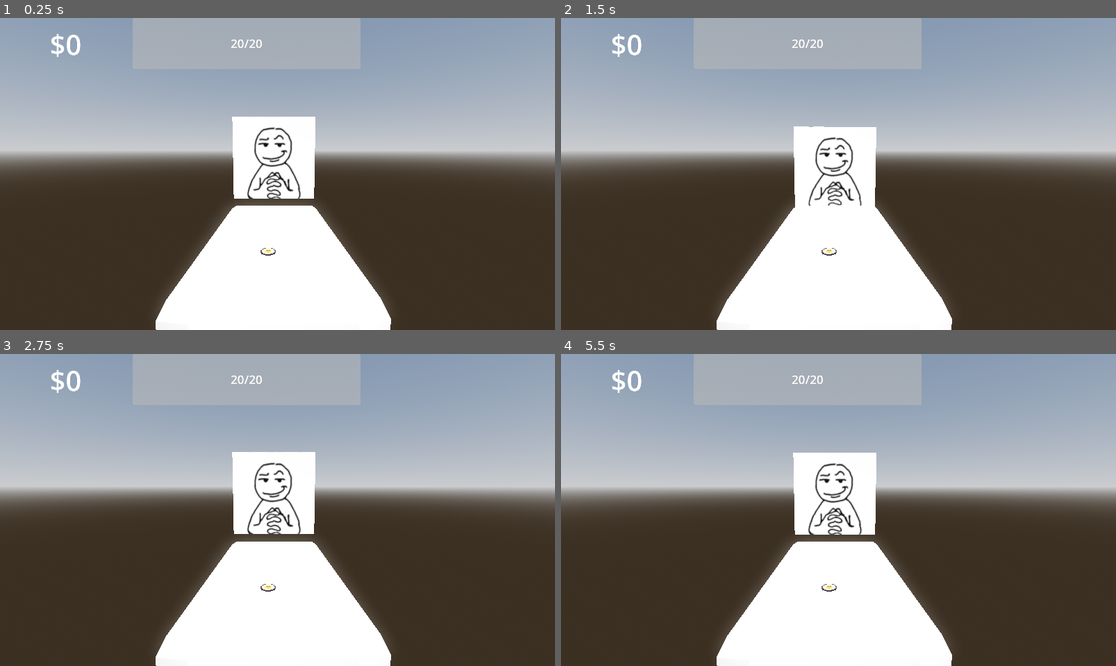
Above: before the commit, frames 1-4 (two rows, left to right).
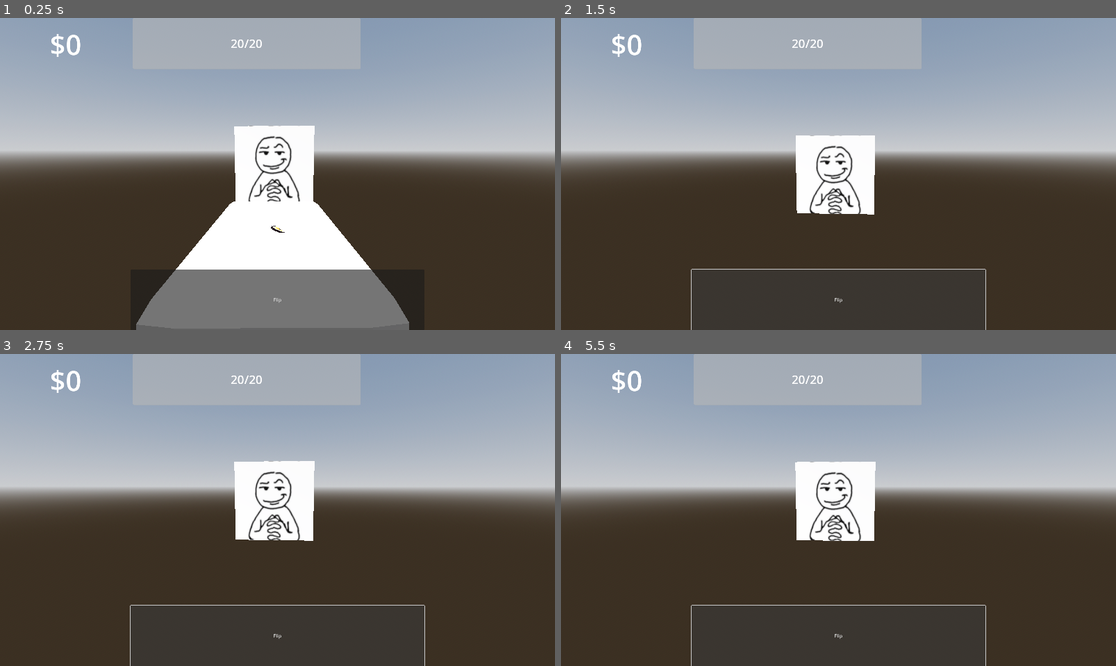
Above: after the commit, the same moments.

Repository: nianjindev/nummus
Game: Godot game, scene res://world.tscn
The game is run twice, just before and just after one commit, with the same random seed, the same clock (stepped at 60 frames per second) and the same inputs. The project has no main scene, so this scene is started directly.
Inputs (mouse positions are in pixels of both pictures, inside the frame that each line leads up to):
- Up to frame 1 (0.25 s): no input
- Up to frame 2 (1.5 s): click (838, 298) at 0.5 s, where only the run after the commit has a clickable "Flip"; click (838, 298) at 1.25 s, where only the run after the commit has a clickable "Flip"
- Up to frame 3 (2.75 s): click (277, 634) at 2 s, where only the run after the commit has a clickable "Flip"
- Up to frame 4 (5.5 s): no input

The runs differ from the first frame. In frame 1, 11% of the frame differs, in the area x 24-74%, y 31-100%; in frame 2, 13%; in frame 3, 14%, in the area x 23-77%, y 31-100%; in frame 4, 14%.

Commit message:
coin physics

Diff:
--- /dev/null
+++ b/nummus-game/autoload/signalbus.gd
@@ -0,0 +1,3 @@
+extends Node
+
+signal coin_flipped
--- a/nummus-game/coins/coin.gd
+++ b/nummus-game/coins/coin.gd
@@ -1,7 +1,19 @@
-extends MeshInstance3D
+extends RigidBody3D
 
 class_name Coin
 
 @export var damage: int = 3
 @export var level: int = 1
 @export var ability: String = "none"
+@onready var animation_player: AnimationPlayer = $CoinMesh/AnimationPlayer
+@onready var coin_mesh: MeshInstance3D = $CoinMesh
+
+func _ready():
+	Signalbus.connect("coin_flipped", Callable(flip))
+
+func flip():
+	animation_player.play("flip_heads")
+
+#
+#func _physics_process(delta: float) -> void:
+	#move_and_collide(Vector3(0,9.8*delta,0))
--- a/nummus-game/coins/coin_base.tscn
+++ b/nummus-game/coins/coin_base.tscn
@@ -1,5 +1,6 @@
-[gd_scene load_steps=6 format=3 uid="uid://bgrch5de5xhey"]
+[gd_scene load_steps=8 format=3 uid="uid://bgrch5de5xhey"]
 
+[ext_resource type="Script" uid="uid://3nddafo22hjr" path="res://coins/coin.gd" id="1_3p7bc"]
 [ext_resource type="ArrayMesh" uid="uid://bsc4krl7s2wsj" path="res://assets/3d/coin_base.obj" id="1_qdkt8"]
 
 [sub_resource type="Animation" id="Animation_ldnf3"]
@@ -80,12 +81,21 @@
 &"flip_tails": SubResource("Animation_p7sxt")
 }
 
-[node name="CoinBase" type="Node3D"]
+[sub_resource type="CylinderShape3D" id="CylinderShape3D_3p7bc"]
+height = 0.01
+radius = 0.075
+
+[node name="CoinBase" type="RigidBody3D"]
+script = ExtResource("1_3p7bc")
 
 [node name="CoinMesh" type="MeshInstance3D" parent="."]
+transform = Transform3D(0.010250717, 0, 0, 0, 0.010250717, 0, 0, 0, 0.010250717, 0, 0, 0)
 mesh = ExtResource("1_qdkt8")
 
 [node name="AnimationPlayer" type="AnimationPlayer" parent="CoinMesh"]
 libraries = {
 &"": SubResource("AnimationLibrary_j7kbo")
 }
+
+[node name="CollisionShape3D" type="CollisionShape3D" parent="."]
+shape = SubResource("CylinderShape3D_3p7bc")
--- a/nummus-game/enemies/enemy.tscn
+++ b/nummus-game/enemies/enemy.tscn
@@ -1,6 +1,11 @@
 [gd_scene load_steps=7 format=3 uid="uid://d3tgw7j1mag6w"]
 
 [ext_resource type="Texture2D" uid="uid://cnuaibnt4im6s" path="res://assets/2d/smug.jpg" id="1_fw1ev"]
+
+[sub_resource type="QuadMesh" id="QuadMesh_7frlh"]
+
+[sub_resource type="StandardMaterial3D" id="StandardMaterial3D_orwns"]
+albedo_texture = ExtResource("1_fw1ev")
 
 [sub_resource type="Animation" id="Animation_7frlh"]
 length = 0.001
@@ -40,19 +45,14 @@
 &"idle": SubResource("Animation_fw1ev")
 }
 
-[sub_resource type="QuadMesh" id="QuadMesh_7frlh"]
-
-[sub_resource type="StandardMaterial3D" id="StandardMaterial3D_orwns"]
-albedo_texture = ExtResource("1_fw1ev")
-
 [node name="Enemy" type="Node3D"]
 
-[node name="AnimationPlayer" type="AnimationPlayer" parent="."]
+[node name="MeshInstance3D" type="MeshInstance3D" parent="."]
+mesh = SubResource("QuadMesh_7frlh")
+surface_material_override/0 = SubResource("StandardMaterial3D_orwns")
+
+[node name="AnimationPlayer" type="AnimationPlayer" parent="MeshInstance3D"]
 libraries = {
 &"": SubResource("AnimationLibrary_orwns")
 }
 autoplay = "idle"
-
-[node name="MeshInstance3D" type="MeshInstance3D" parent="."]
-mesh = SubResource("QuadMesh_7frlh")
-surface_material_override/0 = SubResource("StandardMaterial3D_orwns")
--- /dev/null
+++ b/nummus-game/gui/button.gd
@@ -0,0 +1,5 @@
+extends Button
+
+
+func _on_pressed() -> void:
+	Signalbus.coin_flipped.emit()
--- /dev/null
+++ b/nummus-game/gui/game_ui.tscn
@@ -0,0 +1,28 @@
+[gd_scene load_steps=2 format=3 uid="uid://nv30vjbkrio1"]
+
+[ext_resource type="Script" uid="uid://du20072pbh8qc" path="res://gui/button.gd" id="1_vdk76"]
+
+[node name="GameUI" type="Control"]
+layout_mode = 3
+anchors_preset = 15
+anchor_right = 1.0
+anchor_bottom = 1.0
+grow_horizontal = 2
+grow_vertical = 2
+
+[node name="Button" type="Button" parent="."]
+layout_mode = 1
+anchors_preset = 7
+anchor_left = 0.5
+anchor_top = 1.0
+anchor_right = 0.5
+anchor_bottom = 1.0
+offset_left = -508.0
+offset_top = -209.0
+offset_right = 508.0
+grow_horizontal = 2
+grow_vertical = 0
+text = "Flip"
+script = ExtResource("1_vdk76")
+
+[connection signal="pressed" from="Button" to="Button" method="_on_pressed"]
--- a/nummus-game/project.godot
+++ b/nummus-game/project.godot
@@ -18,6 +18,7 @@
 
 SceneManager="*res://autoload/scene_manager.gd"
 Globals="*res://autoload/globals.gd"
+Signalbus="*res://autoload/signalbus.gd"
 
 [display]
 
--- a/nummus-game/world.tscn
+++ b/nummus-game/world.tscn
@@ -1,9 +1,10 @@
-[gd_scene load_steps=8 format=3 uid="uid://vwukeorb6yvs"]
+[gd_scene load_steps=10 format=3 uid="uid://vwukeorb6yvs"]
 
 [ext_resource type="PackedScene" uid="uid://d3tgw7j1mag6w" path="res://enemies/enemy.tscn" id="1_aqk2v"]
-[ext_resource type="PackedScene" path="res://coins/coin_base.tscn" id="2_036b0"]
-[ext_resource type="PackedScene" uid="uid://b1kfoj0qpy8wa" path="res://assets/3d/coinTable.fbx" id="2_aqk2v"]
+[ext_resource type="PackedScene" uid="uid://bgrch5de5xhey" path="res://coins/coin_base.tscn" id="2_036b0"]
 [ext_resource type="PackedScene" uid="uid://doa0jh4r81qev" path="res://gui/global_ui.tscn" id="4_aqk2v"]
+[ext_resource type="PackedScene" uid="uid://nv30vjbkrio1" path="res://gui/game_ui.tscn" id="5_036b0"]
+[ext_resource type="ArrayMesh" uid="uid://df0dli0p2ydry" path="res://assets/3d/coin_table.obj" id="5_dwbse"]
 
 [sub_resource type="ProceduralSkyMaterial" id="ProceduralSkyMaterial_aqk2v"]
 sky_horizon_color = Color(0.662243, 0.671743, 0.686743, 1)
@@ -18,6 +19,9 @@
 tonemap_mode = 2
 glow_enabled = true
 
+[sub_resource type="BoxShape3D" id="BoxShape3D_pkg7o"]
+size = Vector3(1.9002686, 0.062927246, 1)
+
 [node name="World" type="Node3D"]
 
 [node name="WorldEnvironment" type="WorldEnvironment" parent="."]
@@ -27,20 +31,27 @@
 transform = Transform3D(-0.866025, -0.433013, 0.25, 0, 0.5, 0.866025, -0.5, 0.75, -0.433013, 0, 0, 0)
 shadow_enabled = true
 
-[node name="enemy" type="Node3D" parent="."]
-transform = Transform3D(1, 0, 0, 0, 1, 0, 0, 0, 1, -1.13063, 0.88028, 0)
-
-[node name="enemySprite" parent="enemy" instance=ExtResource("1_aqk2v")]
-transform = Transform3D(-4.3711385e-08, 0, 0.99999994, 0, 1, 0, -0.99999994, 0, -4.3711385e-08, 0, 0, 0)
-
-[node name="coinTable" parent="." instance=ExtResource("2_aqk2v")]
-transform = Transform3D(0.190489, 0, 0, 0, 0.190489, 0, 0, 0, 0.190489, 0.052, 0, 0)
-
 [node name="Camera3D" type="Camera3D" parent="."]
 transform = Transform3D(0.015039595, -0.10242296, 0.99462724, 0.0008137207, 0.99474066, 0.10242234, -0.99988663, -0.0007310418, 0.015043839, 1.670432, 0.96669024, 0)
 fov = 68.6
 
 [node name="GlobalUI" parent="." instance=ExtResource("4_aqk2v")]
 
+[node name="Enemy" parent="." instance=ExtResource("1_aqk2v")]
+transform = Transform3D(0.06460202, 0, 0.9979111, 0, 1, 0, -0.9979111, 0, 0.06460202, -1.221482, 0.78024775, 0)
+
 [node name="CoinBase" parent="." instance=ExtResource("2_036b0")]
-transform = Transform3D(-2.5787536e-10, 0, 0.0058995006, 0, 0.0058995006, 0, -0.0058995006, 0, -2.5787536e-10, 0.37969065, 0.37620765, 0.03480792)
+transform = Transform3D(1, 0, 0, 0, 1, 0, 0, 0, 1, -0.0025908947, 0.6308649, -0.05281031)
+
+[node name="GameUI" parent="." instance=ExtResource("5_036b0")]
+
+[node name="RigidBody3D" type="RigidBody3D" parent="."]
+gravity_scale = 0.0
+
+[node name="MeshInstance3D" type="MeshInstance3D" parent="RigidBody3D"]
+transform = Transform3D(0.21051848, 0, 0, 0, 0.21051848, 0, 0, 0, 0.21051848, 0, 0, 0)
+mesh = ExtResource("5_dwbse")
+
+[node name="CollisionShape3D" type="CollisionShape3D" parent="RigidBody3D"]
+transform = Transform3D(1, 0, 0, 0, 1, 0, 0, 0, 1, 0.015075684, 0.375885, 0)
+shape = SubResource("BoxShape3D_pkg7o")
Binary file removed: nummus-game/assets/3d/coinTable.fbx
Not shown, removed: nummus-game/assets/3d/coinTable.fbx.import
Not shown, added: nummus-game/assets/3d/coin_table.mtl
Not shown, added: nummus-game/assets/3d/coin_table.obj
Not shown, added: nummus-game/assets/3d/coin_table.obj.import
Not shown, added: nummus-game/autoload/signalbus.gd.uid
Not shown, added: nummus-game/gui/button.gd.uid
